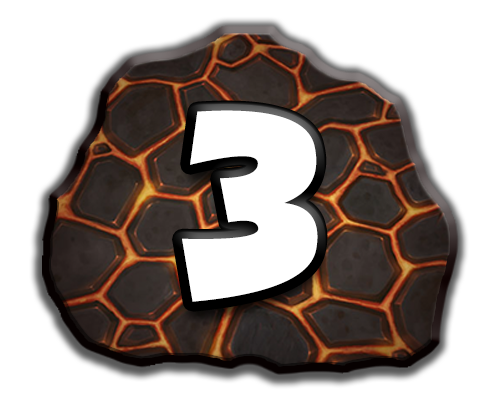
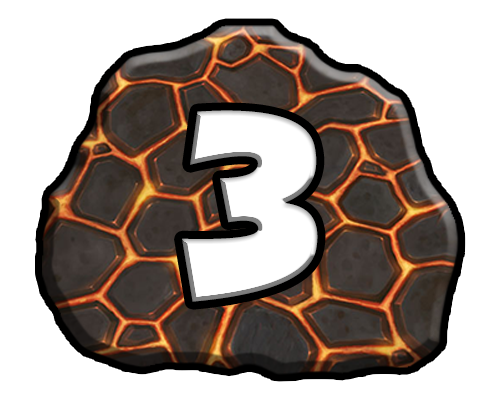
Layer changes from the first 500x400 image to the second:
pixels changed over [29, 17, 469, 389] (layer not identified)
